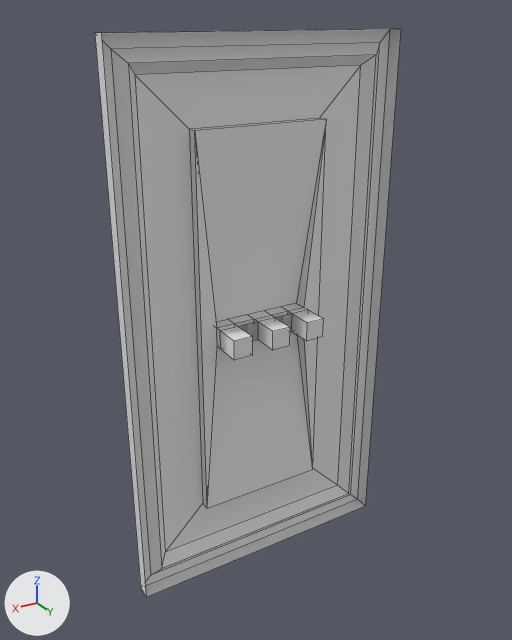
The FBX model Assets/AndreaStuff/FbxsImported/AbandonedHouse/Door.fbx: old version first, new version second.
Rendered twice from a 50 mm lens placed at (6.12, 11.06, 6.67), pointed at (2.18, 4.51, 3.39). The axes (+X, +Y, +Z) are drawn at lower left. The lights are the same throughout. Mesh edges are drawn as thin lines.

The first picture shows 'Door'.
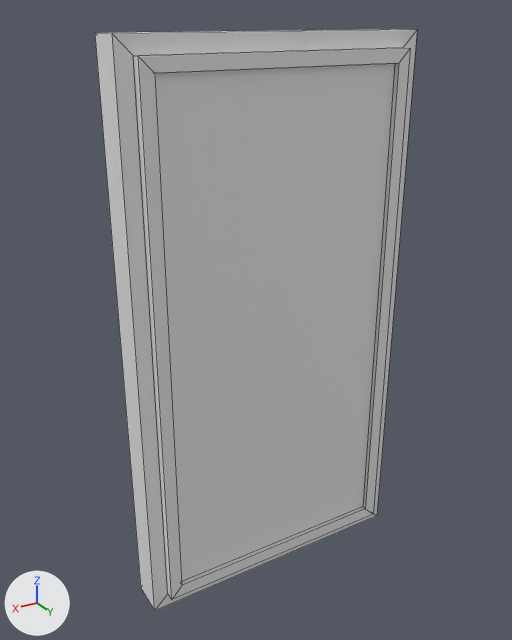
Boxes [x1, y1, x2, y2] around the edits, measured in the pictures (512 x 640 px; the box of a moved part takes in the faces that stretch with it):
```json
{"object": "Door", "change": "reshaped", "before": [95, 29, 401, 597], "after": [95, 29, 417, 611]}
{"part": 1, "of": "me_cube_002", "change": "built on", "before": [95, 29, 401, 597], "after": [95, 29, 417, 611]}
{"part": 2, "of": "me_cube_002", "change": "moved or reshaped", "before": [220, 310, 324, 360], "on screen": "not visible afterwards"}
```

Scene script edits in JSON lines:
```json
{"block": "me_cube_002", "where": "# used by ob_door; location = (0.34, 4.48, 0.03)"}
{"block": "me_cube_002", "where": "# verts and faces of me_cube_002; kept vertices keep their numbers, new ones are numbered from 76"}
{"block": "me_cube_002", "where": "# before: 52 (1.15, 0.41, 3.13) at pixel (322, 336), 53 (1.38, 0.41, 3.13) at pixel (306, 341), 54 (1.15, 0.41, 3.36) at pixel (323, 318), 55 (1.62, 0.41, 3.13) at pixel (289, 345), 56 (1.38, 0.41, 3.36) at pixel (307, 322)"}
{"block": "me_cube_002", "where": "# before: 57 (1.62, 0.41, 3.36) at pixel (290, 327), 58 (1.85, 0.41, 3.13) at pixel (272, 350), 59 (2.12, 0.41, 3.13) at pixel (252, 355), 60 (1.85, 0.41, 3.36) at pixel (272, 331), 61 (2.12, 0.41, 3.36) at pixel (252, 336)"}
{"block": "me_cube_002", "where": "# before: 62 (2.35, 0.41, 3.13) at pixel (234, 360), 63 (2.35, 0.41, 3.36) at pixel (234, 341)"}
{"op": "remove", "block": "me_cube_002", "code": "me_cube_002.from_pydata(...)  # 76 vertices, 73 faces; spans x 0.0..3.47, y -0.16..0.41, z 0.0..6.49"}
{"op": "add", "block": "me_cube_002", "code": "me_cube_002.from_pydata(...)  # 92 vertices, 90 faces; spans x 0.0..3.47, y -0.16..0.46, z 0.0..6.49"}
{"block": "me_cube_002", "change": "me_cube_002 part 1"}
{"block": "me_cube_002", "change": "4 vertices are removed from x 0.0..3.47, y 0.09, z 0.0..6.49"}
{"block": "me_cube_002", "change": "4 faces are deleted"}
{"block": "me_cube_002", "change": "20 vertices are added at x 0.0..3.47, y 0.35..0.46, z 0.0..6.49"}
{"block": "me_cube_002", "change": "8 new faces join them, mat_wood2 (white #e7e7e7)"}
{"block": "me_cube_002", "change": "12 new faces join them, mat_wood4 (white #e7e7e7)"}
{"block": "me_cube_002", "change": "1 new face joins them, mat_wood3 (white #e7e7e7)"}
{"block": "me_cube_002", "change": "me_cube_002 part 2"}
{"op": "add", "block": "me_cube_002", "code": "for i in [*range(52, 64)]: verts[i] += (0.0, -0.1, 0.0)"}
```
